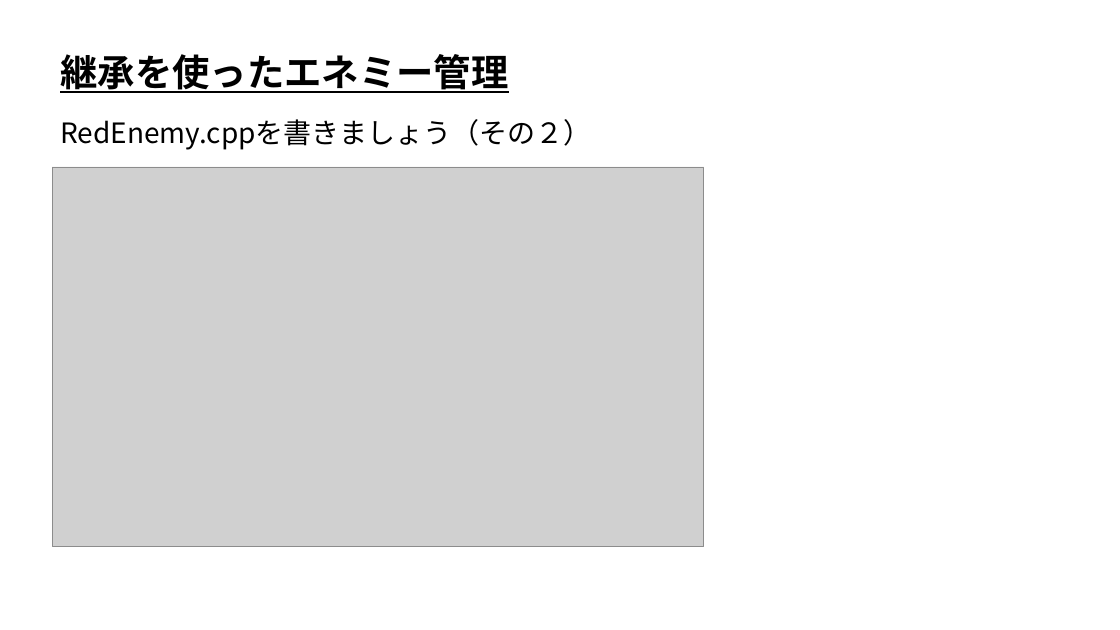
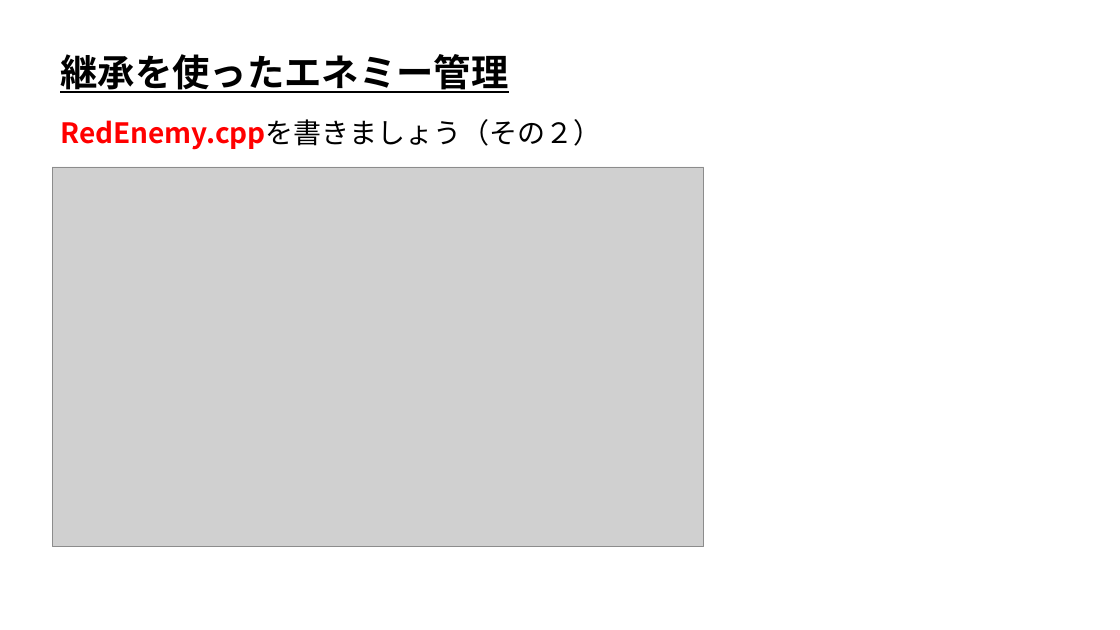
Before and after one commit to ArakiYusuke-Ohara/Textbook, a slide deck: slide 17 of ゲーム科2年/00_前期/ゲーム開発Ⅰ/13_継承を使ったエネミー管理.pptx. Drawn at 1120x630 pixels with LibreOffice and Linux fonts; fonts in the diff are those of the drawing; grey boxes stand for pictures. Boxes give left, top, right and bottom in pixels: in the first picture for what was removed or moved away, otherwise in the second. Text is boxed around its words. In the diff, an @@ line names an element or a change of style, - is before the commit and + after.

```diff
--- a/ゲーム科2年/00_前期/ゲーム開発Ⅰ/13_継承を使ったエネミー管理.pptx
+++ b/ゲーム科2年/00_前期/ゲーム開発Ⅰ/13_継承を使ったエネミー管理.pptx
@@ text "RedEnemy.cppを書きましょう（その２）" at <box>60,119,601,150</box>: text colour #000000 to #FF0000, bold on in "RedEnemy.cppを書きましょう（その２）" @@
```
Also in this commit, not shown: 23 other slides changed, 12 other files.
